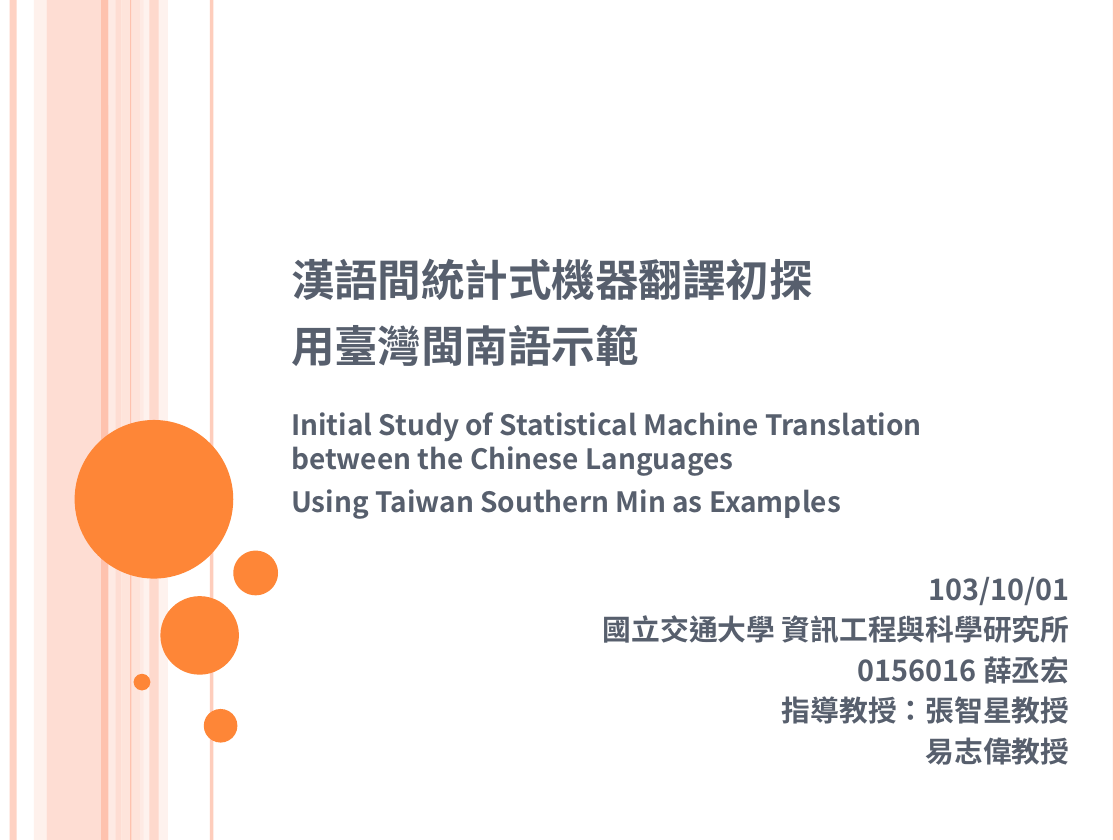
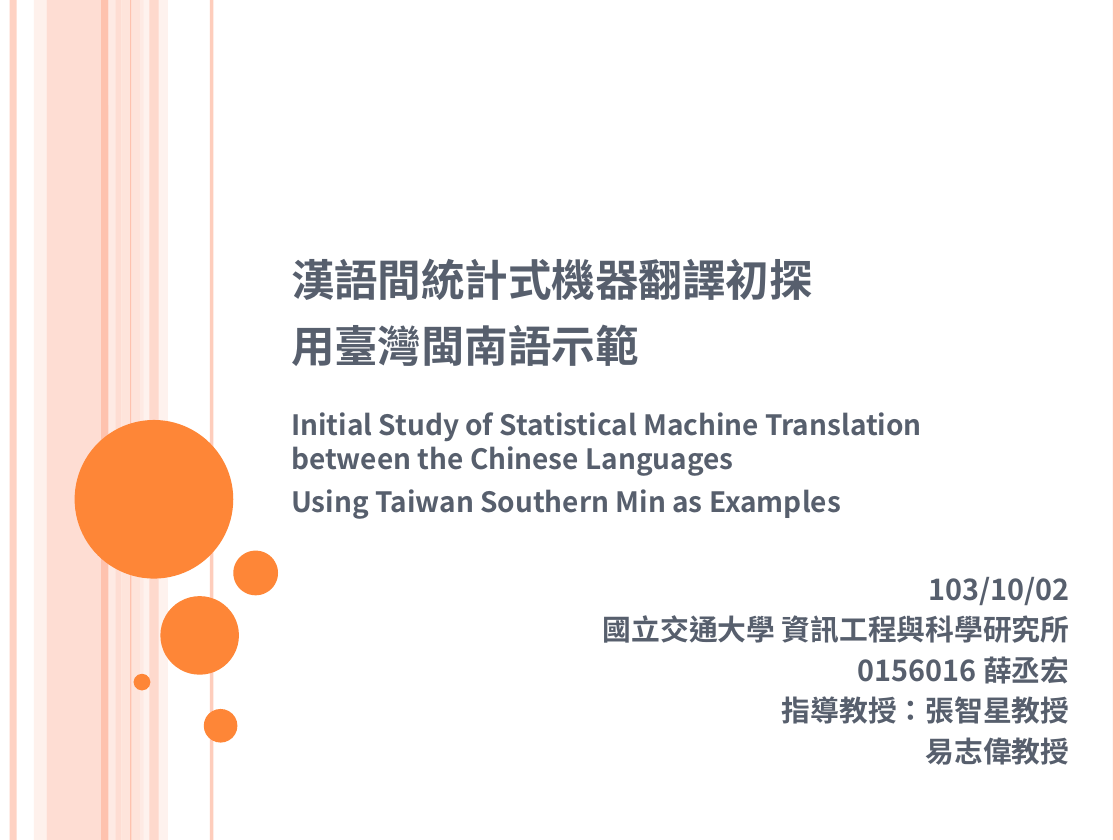
Before and after one commit to sih4sing5hong5/po3-ko3_tau5-iann2-phinn3, a slide deck: slide 1 of 翻譯報告.pptx. Drawn at 1120x840 pixels with LibreOffice and Linux fonts; fonts in the diff are those of the drawing; background and template pictures are left out. Boxes give left, top, right and bottom in pixels: in the first picture for what was removed or moved away, otherwise in the second. Text is boxed around its words. In the diff, an @@ line names an element or a change of style, - is before the commit and + after.

```diff
--- a/翻譯報告.pptx
+++ b/翻譯報告.pptx
@@ text at [928, 577, 1069, 605]: text changed @@
-103/10/01
+103/10/02
```
Also in this commit, not shown: 4 other slides changed, 1 slide added.
